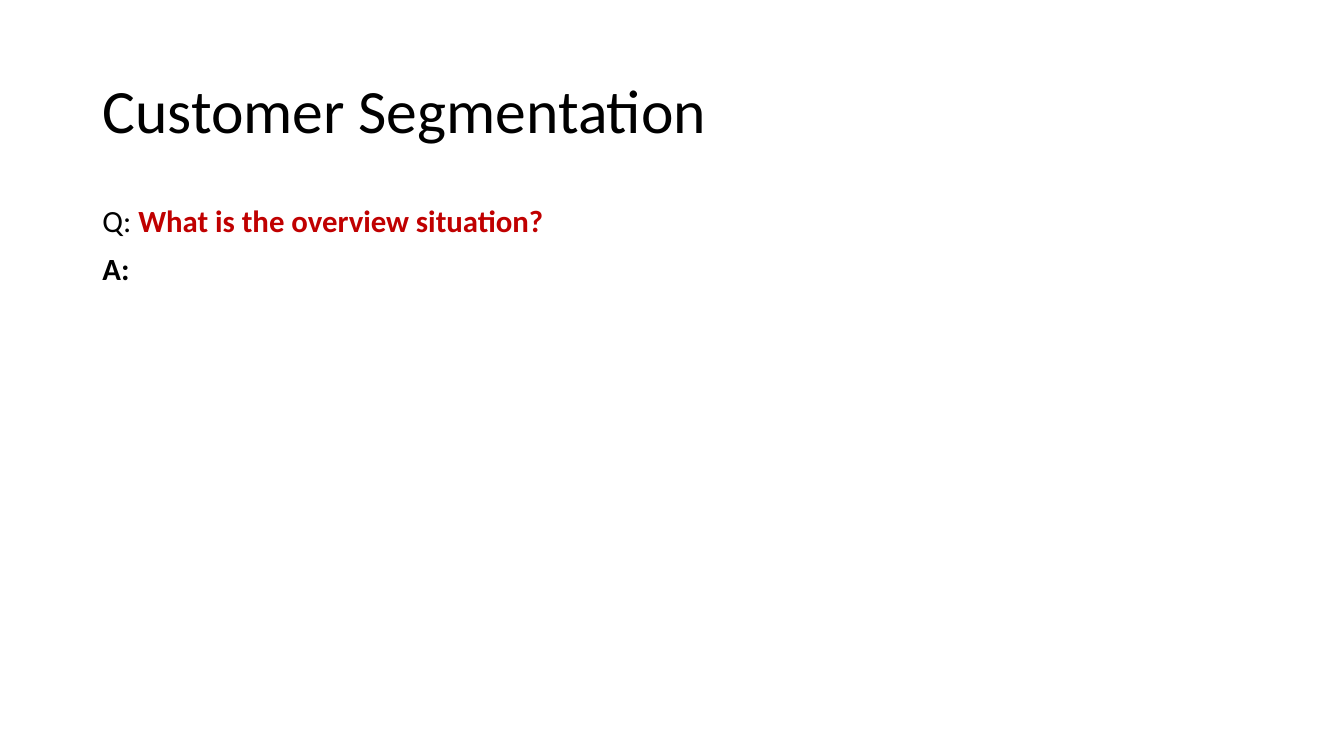
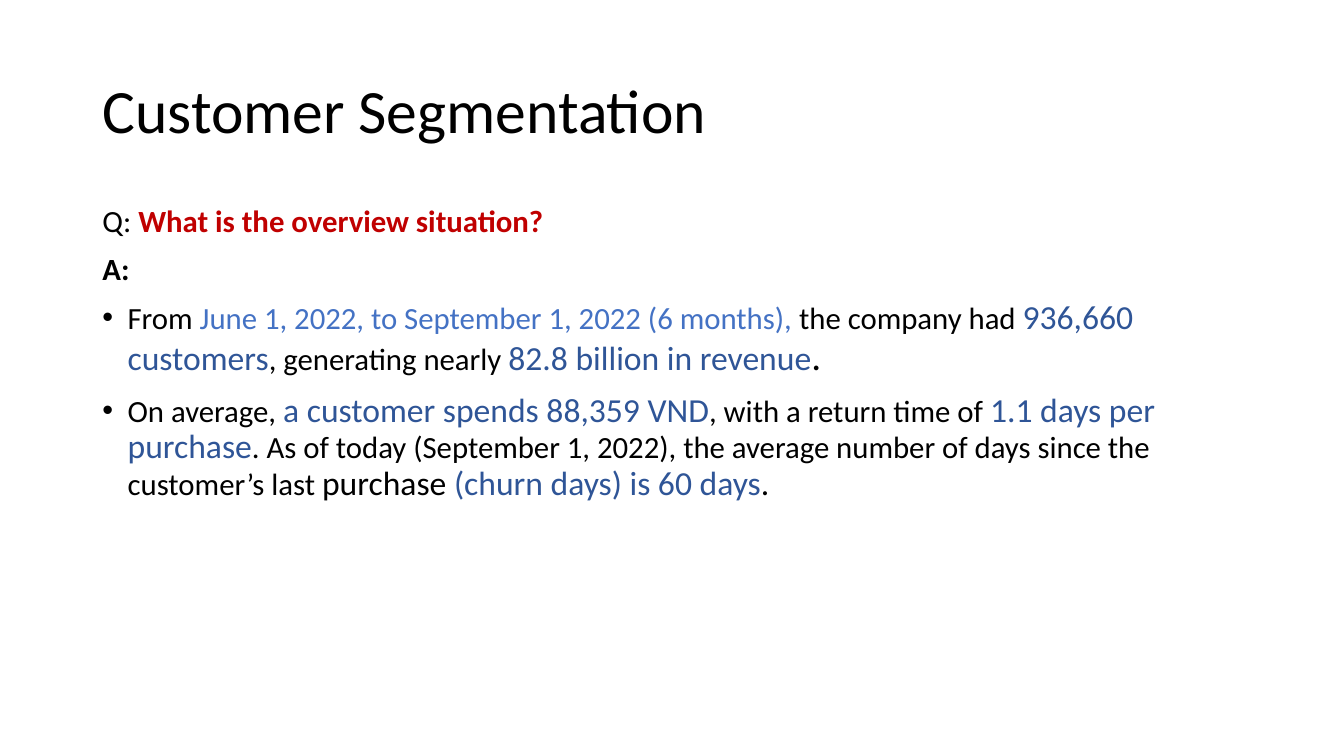
Before and after one commit to hauct/RFM-Customer-Segmentation, a slide deck: slide 8 of report/customer_segment_report.pptx. Drawn at 1344x756 pixels with LibreOffice and Linux fonts; fonts in the diff are those of the drawing. Boxes give left, top, right and bottom in pixels: in the first picture for what was removed or moved away, otherwise in the second. Text is boxed around its words. In the diff, an @@ line names an element or a change of style, - is before the commit and + after.

```diff
--- a/report/customer_segment_report.pptx
+++ b/report/customer_segment_report.pptx
@@ text at <box>128,306,1155,501</box>: paragraphs added @@
+• From June 1, 2022, to September 1, 2022 (6 months), the company had 936,660 customers, generating nearly 82.8 billion in revenue.
+• On average, a customer spends 88,359 VND, with a return time of 1.1 days per purchase. As of today (September 1, 2022), the average number of days since the customer’s last purchase (churn days) is 60 days.
```
Also in this commit, not shown: 3 slides added, 3 other files.
